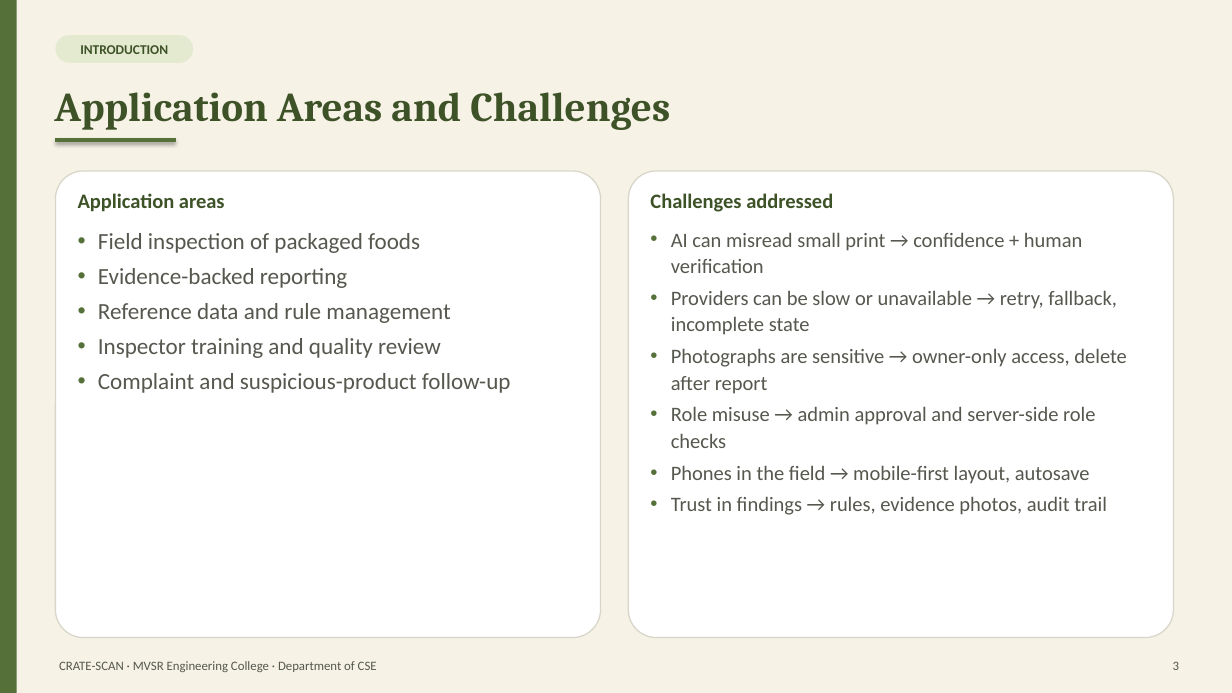
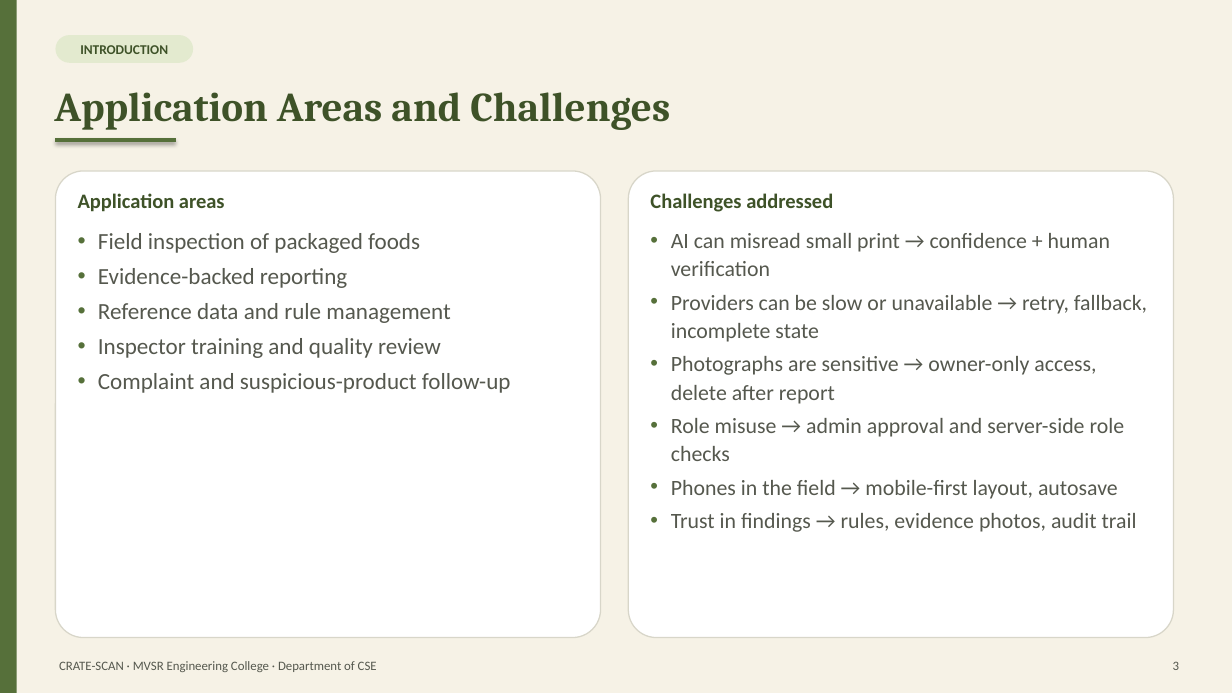
Before and after one commit to DubbakaSathwik/Food_inspection_toolkit, a slide deck: slide 3 of docs/report/CRATE-SCAN_Presentation.pptx. Drawn at 1232x693 pixels with LibreOffice and Linux fonts; fonts in the diff are those of the drawing. Boxes give left, top, right and bottom in pixels: in the first picture for what was removed or moved away, otherwise in the second. Text is boxed around its words. In the diff, an @@ line names an element or a change of style, - is before the commit and + after.

```diff
--- a/docs/report/CRATE-SCAN_Presentation.pptx
+++ b/docs/report/CRATE-SCAN_Presentation.pptx
@@ text "AI can misread small print ..." at (671, 233, 1147, 532): size 16 to 17 pt @@
```
Also in this commit, not shown: 4 other slides changed, 3 slides added, 18 slides removed, 2 other files.
